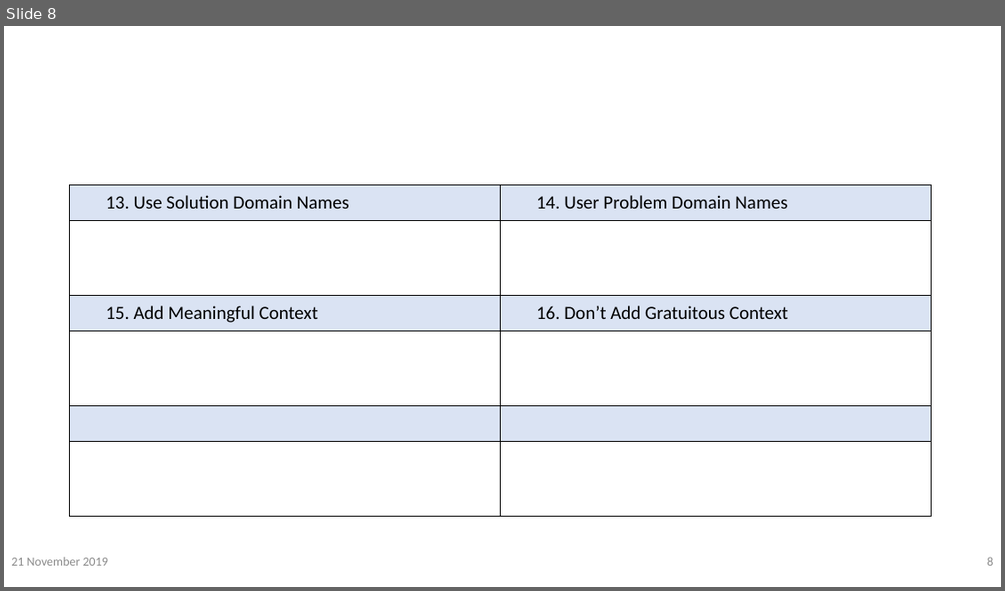
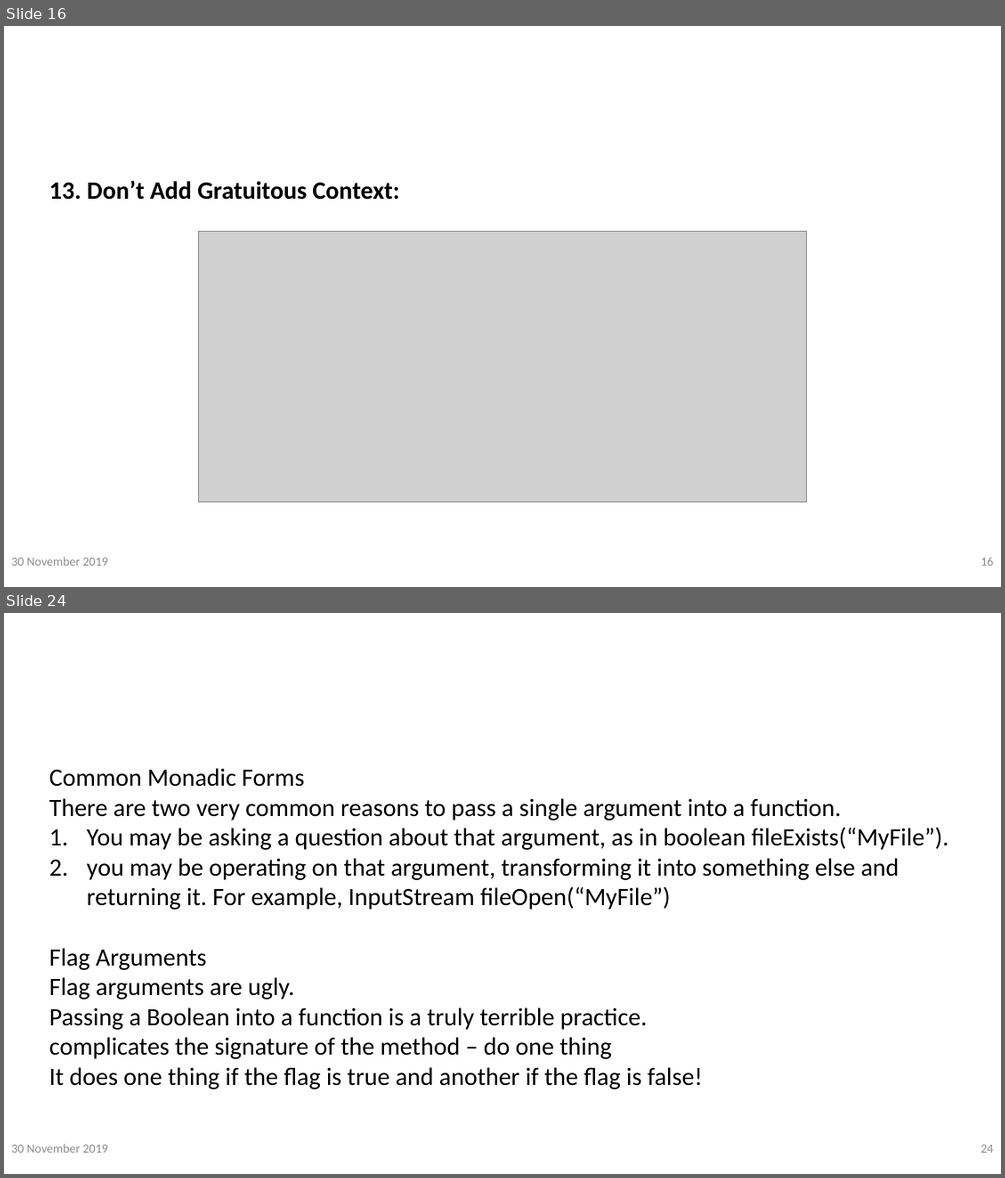
Before and after one commit to vinanti/Skills, a slide deck: PPT/Clean Code/Clean Code.pptx. Shown one above the other, each under a label of ours: slide 8 before the commit, slides 16 and 24 after it; the slides between them are not shown. The pictures are 1005x591 and 1005x1178 pixels, drawn with LibreOffice and Linux fonts; fonts in the diff are those of the drawing; grey boxes stand for pictures; background and template pictures are left out. Boxes give left, top, right and bottom in pixels: in the first picture for what was removed or moved away, otherwise in the second. Text is boxed around its words. In the diff, an @@ line names an element or a change of style, - is before the commit and + after.

```diff
--- a/PPT/Clean Code/Clean Code.pptx
+++ b/PPT/Clean Code/Clean Code.pptx
@@ slide 24 added at (4, 613, 1001, 1174), background picture (left out) @@
@@ text added at (73, 643, 777, 711), 48 pt, text #FFFFFF, bold @@
+Functions
@@ text added at (49, 768, 949, 1089), 24 pt, text #000000 @@
+Common Monadic Forms
+There are two very common reasons to pass a single argument into a function.
+1. You may be asking a question about that argument, as in boolean fileExists(“MyFile”).
+2. you may be operating on that argument, transforming it into something else and returning it. For example, InputStream fileOpen(“MyFile”)
+Flag Arguments
+Flag arguments are ugly.
+Passing a Boolean into a function is a truly terrible practice.
+complicates the signature of the method – do one thing
+It does one thing if the flag is true and another if the flag is false!
@@ text added at (11, 1143, 108, 1152), 12 pt, text #8C8C8C @@
+30 November 2019
@@ page number added at (980, 1144, 993, 1152), 12 pt, text #8C8C8C @@
+24
@@ what was slide 8 is now slide 16 @@
@@ slide 16 changed as well @@
@@ text added at (49, 181, 400, 200), 24 pt, text #000000, bold @@
+13. Don’t Add Gratuitous Context:
@@ table removed at (70, 184, 931, 516), 6 rows, 2 columns @@
-13. Use Solution Domain Names | 14. User Problem Domain Names
- | 
-15. Add Meaningful Context | 16. Don’t Add Gratuitous Context
- | 
- | 
- | 
@@ picture added at (199, 231, 807, 502) @@
@@ text at (11, 556, 108, 565): text changed @@
-21 November 2019
+30 November 2019
@@ page number at (980, 557, 993, 565): text changed @@
-8
+16
```
Also in this commit, not shown: 19 other slides changed, 31 other slides added, 1 other file.
